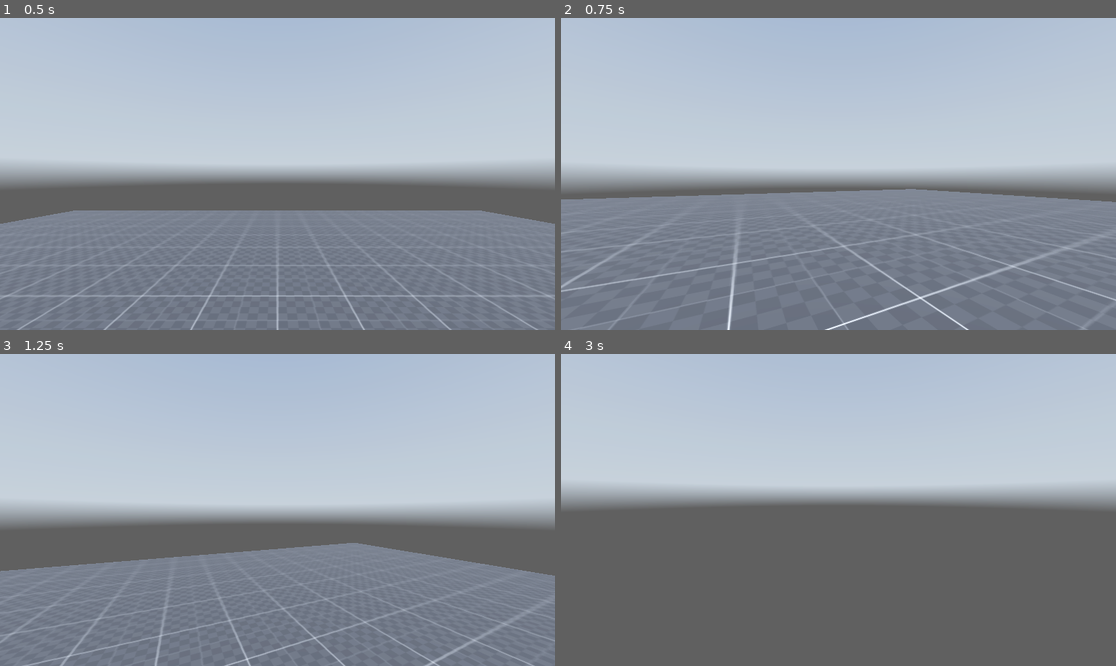
Above: before the commit, frames 1-4 (two rows, left to right).
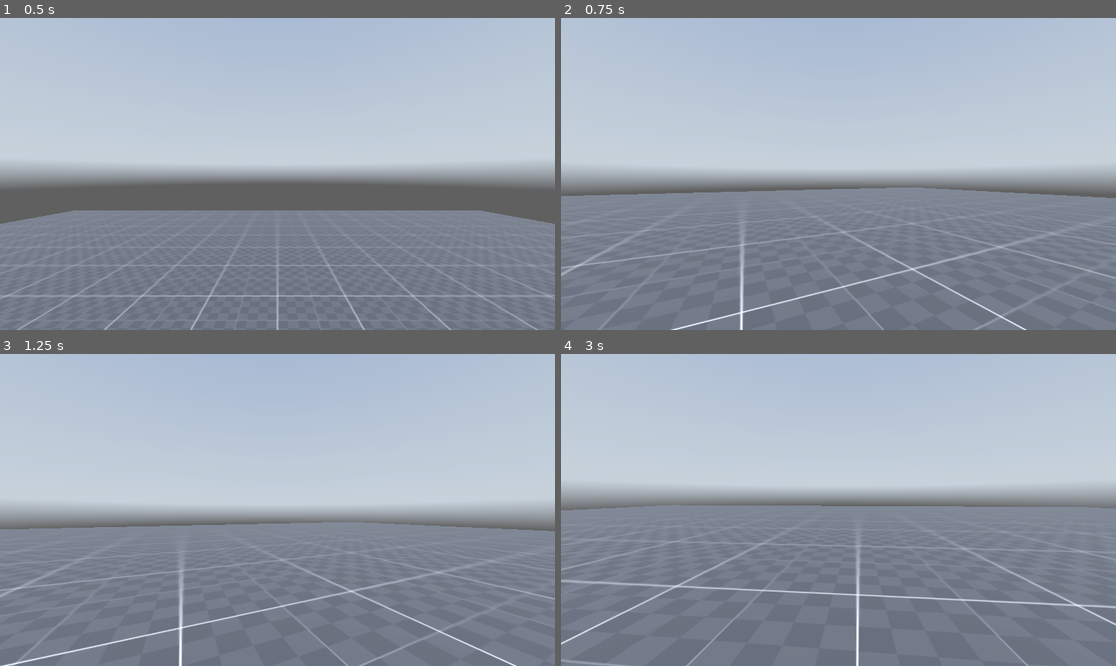
Above: after the commit, the same moments.

Repository: Barnold8/Miasma
Game: Godot game, scene res://Scenes/Test.tscn
The game is run twice, just before and just after one commit, with the same random seed, the same clock (stepped at 60 frames per second) and the same inputs. A sky picture missing from this copy of the repository is replaced by a grey-blue gradient.
Inputs (mouse positions are in pixels of both pictures, inside the frame that each line leads up to):
- Up to frame 1 (0.5 s): no input
- Up to frame 2 (0.75 s): tap Enter at 0.5 s; move the mouse to (866, 174) at 0.52 s; hold W (forward) from 0.53 s (still down); hold Ctrl (crouch) from 0.53 s (still down)
- Up to frame 3 (1.25 s): keep holding W (forward); keep holding Ctrl (crouch); tap Space (jump) at 0.77 s
- Up to frame 4 (3 s): keep holding W (forward); move the mouse to (810, 510) at 1.27 s; release Ctrl (crouch) at 1.28 s; tap Ctrl (crouch) at 1.35, 2.3, 2.85 s; tap Space (jump) at 1.52 s; move the mouse to (849, 503) at 2.02 s; hold Shift (sprint) 2.03-2.78 s; move the mouse to (832, 516) at 2.77 s

Frame 1 is identical in both runs. In frame 2, 3.7% of the frame differs, in the area x 0-100%, y 54-100%; in frame 3, 13%; in frame 4, 51%, in the area x 0-100%, y 48-100%.
Error after the commit: Invalid assignment of property or key 'disabled' with value of type 'bool' on a base object of type 'null instance'. (res://Scripts/player.gd:53)

Commit message:
Add crouching to player script

Diff:
--- a/Scripts/player.gd
+++ b/Scripts/player.gd
@@ -1,10 +1,14 @@
 extends CharacterBody3D
 
 @onready var head: Node3D = $Head
+@onready var standing_collider: CollisionShape3D = $Standing_collider
+@onready var crouching_collider: CollisionShape3D = $Crouching_collider
+
 
 ## Const variables - Read only
 const JUMP_VELOCITY = 4.5
 const MOUSE_SENSITIVITY = 0.4
+
 
 ## Editable variables - Read and write
 var current_speed = 0.0
@@ -17,7 +21,8 @@
 @export var walking_speed = 5.0
 @export var sprinting_speed = 8.0
 @export var crouching_speed = 1.0
-@export var crouching_depth = 0.7
+@export var crouching_depth = 0.5
+@export var smoothing_factor = 12
 
 func _ready() -> void:
 	Input.set_mouse_mode(Input.MOUSE_MODE_CAPTURED) # Hide mouse
@@ -35,14 +40,19 @@
 		get_tree().quit()
 
 	if Input.is_action_pressed("crouch"):
-		head.position.y = crouching_depth
+		head.position.y = lerp(head.position.y, crouching_depth, delta * smoothing_factor)
+		standing_collider.disabled = true
+		crouching_collider.disabled = false
 		current_speed = crouching_speed
 	else:
 		if Input.is_action_pressed("sprint"):
 			current_speed = sprinting_speed
 		else:
 			current_speed = walking_speed
-		head.position.y = head_height
+
+		standing_collider.disabled = false
+		crouching_collider.disabled = true
+		head.position.y = lerp(head.position.y, head_height, delta * smoothing_factor)
 
 	# Add the gravity.
 	if not is_on_floor():
